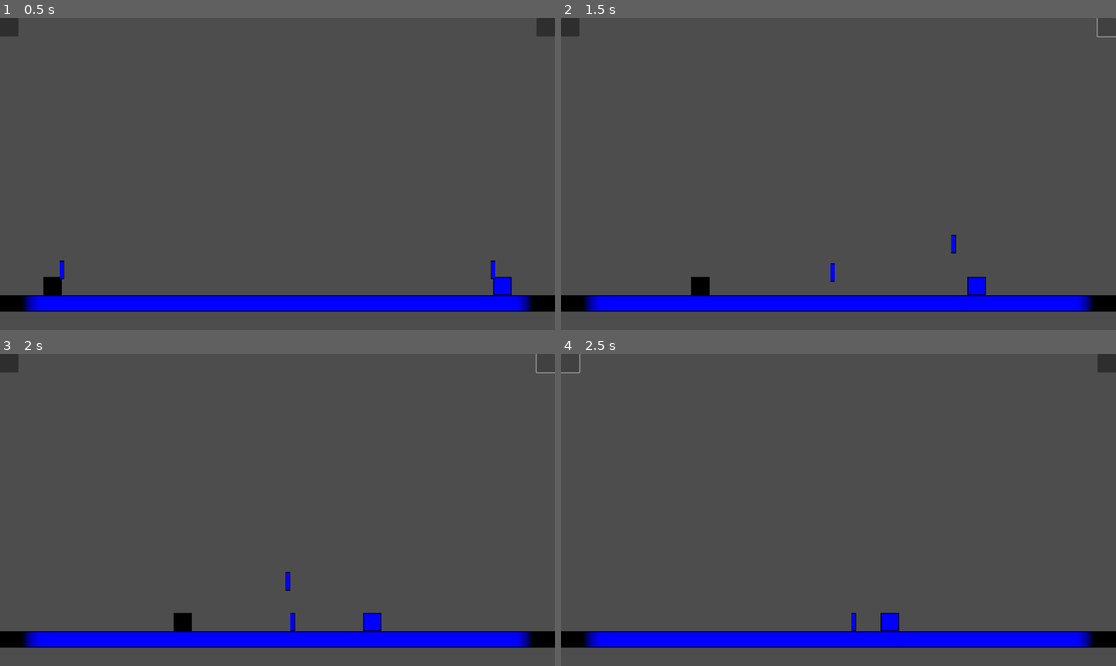
Above: before the commit, frames 1-4 (two rows, left to right).
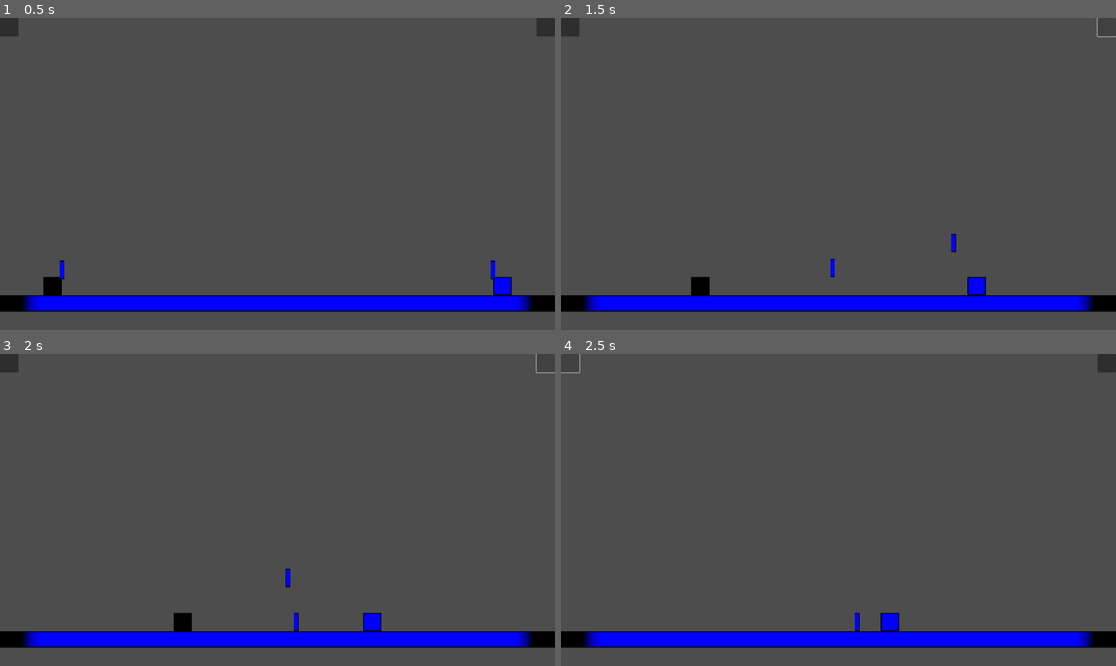
Above: after the commit, the same moments.

Repository: ra314/micro-swords
Game: Godot game, scene res://Main.tscn
Two runs of this game, one before a commit and one after it. Both use one fixed random seed, a clock stepped at 60 frames per second and the inputs below.
Inputs (mouse positions are in pixels of both pictures, inside the frame that each line leads up to):
- Up to frame 1 (0.5 s): no input
- Up to frame 2 (1.5 s): click (572, 27) at 0.5 s; click (1104, 27) at 1.25 s
- Up to frame 3 (2 s): no input
- Up to frame 4 (2.5 s): click (572, 363) at 2 s

Frame 1 is identical in both runs. In frame 2, less than 0.1% of the frame differs, in the area x 48-72%, y 69-85%; in frame 3, 0.1%, in the area x 51-54%, y 68-89%; in frame 4, less than 0.1%.

Commit message:
Fixed bug that prevent sword from being rethrown.

Diff:
--- a/Sword.gd
+++ b/Sword.gd
@@ -19,6 +19,10 @@
 
 func _physics_process(delta):
 	if state == ENUMS.SWORD_STATE.THROWN:
+		# MOVE
+		move_and_slide()
+		detect_swordsman_collision()
+
 		if is_on_floor():
 			become_grounded()
 		else:
@@ -35,15 +39,8 @@
 				velocity.x = -hor_speed
 			velocity.y += gravity * delta
 
-			# MOVE
-			move_and_slide()
-			detect_swordsman_collision()
-
 	elif state == ENUMS.SWORD_STATE.HELD:
 		position += (velocity*delta)
-
-	if name == "Sword1":
-		print(velocity)
 
 func detect_swordsman_collision():
 	for i in get_slide_collision_count():
